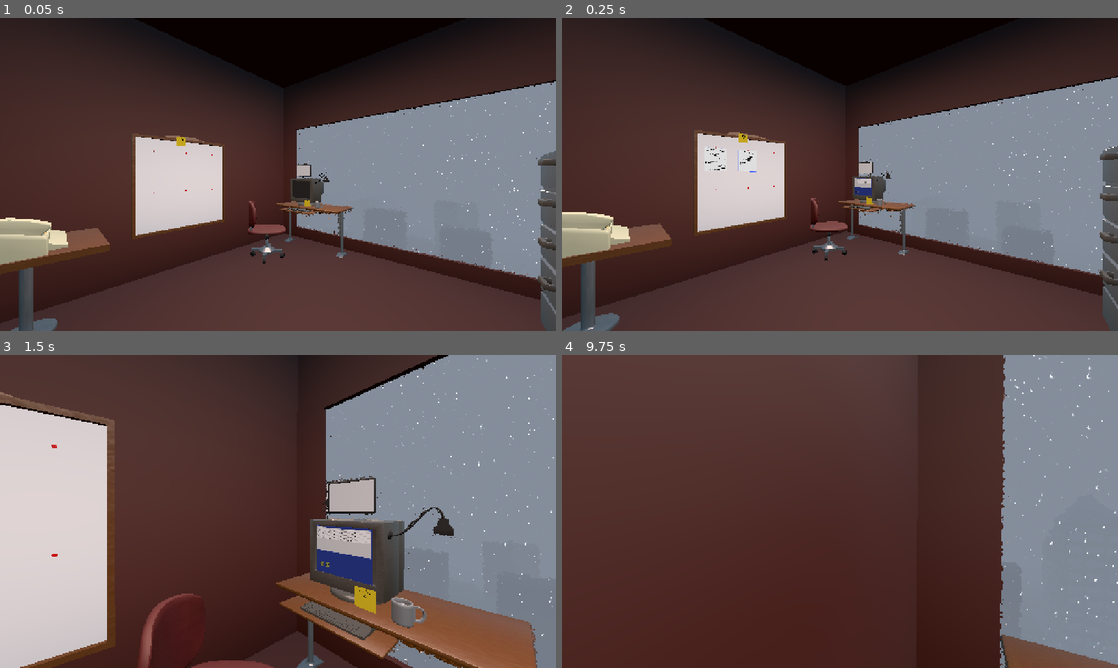
Above: before the commit, frames 1-4 (two rows, left to right).
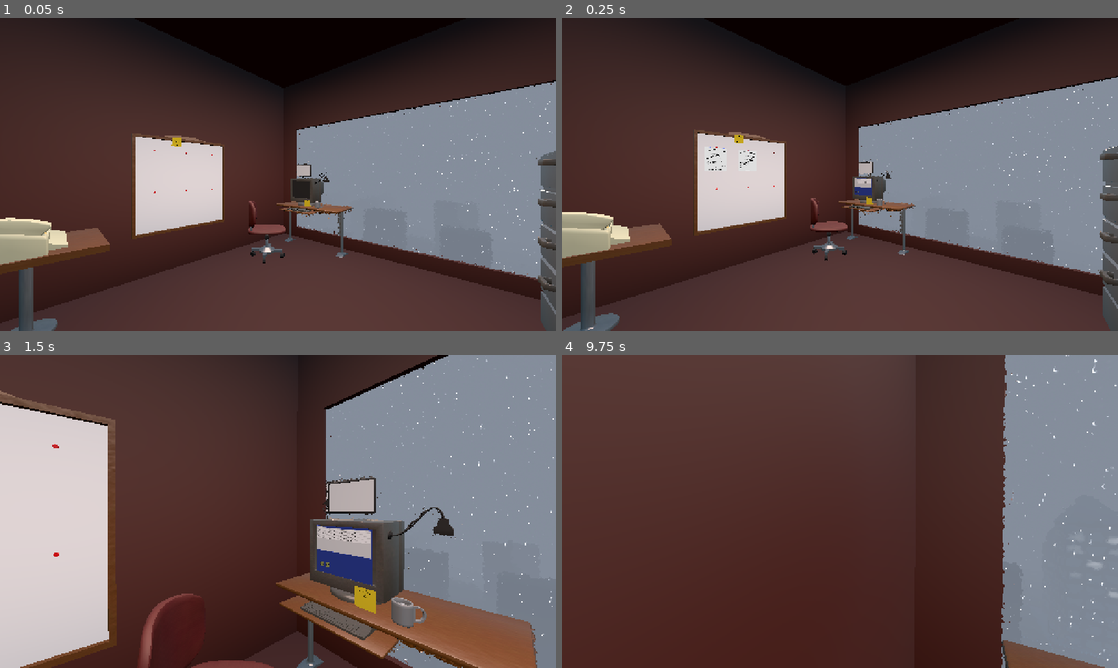
Above: after the commit, the same moments.

Repository: Ciph3rzer0/brackeys-2026.2-trust-no-one
Game: Godot game, scene res://scenes/city.tscn
The game is run twice, just before and just after one commit, with the same random seed, the same clock (stepped at 60 frames per second) and the same inputs. Sound files missing from this copy of the repository are replaced by a short silence.
Inputs (mouse positions are in pixels of both pictures, inside the frame that each line leads up to):
- Up to frame 1 (0.05 s): no input
- Up to frame 2 (0.25 s): no input
- Up to frame 3 (1.5 s): tap Enter at 0.5 s; move the mouse to (305, 511) at 0.52 s; hold E (pc_interact) 0.53-1.28 s; hold W (pc_forward) from 0.53 s (still down); click (305, 511) at 0.67 s; tap Space at 0.77 s; move the mouse to (250, 511) at 1.27 s; tap Q at 1.35 s
- Up to frame 4 (9.75 s): tap Space at 1.52, 2.75, 3.02, 3.77, 4.25, 4.52, 5.75, 6.02, 6.77, 7.52, 9.02 s; move the mouse to (851, 505) at 2.02 s; hold Ctrl 2.03-2.78 s; move the mouse to (834, 517) at 2.77 s; tap Shift at 2.85, 5.85, 8.85 s; click (834, 517) at 2.92 s; tap Enter at 3.5, 5 s; move the mouse to (878, 514) at 3.52 s; hold E (pc_interact) 3.53-4.28 s; move the mouse to (795, 508) at 4.27 s; tap Q at 4.35, 7.35 s; move the mouse to (845, 511) at 5.02 s; hold Ctrl 5.03-5.78 s; click (845, 511) at 5.17 s; move the mouse to (817, 505) at 5.77 s; release W (pc_forward) at 5.78 s; hold D (pc_right) 5.78-6.53 s; move the mouse to (867, 511) at 6.52 s; hold E (pc_interact) 6.53-7.28 s; hold W (pc_forward) 6.53-8.78 s; move the mouse to (812, 511) at 7.27 s; click (812, 511) at 7.42 s; move the mouse to (851, 505) at 8.02 s; hold Ctrl 8.03-8.78 s; move the mouse to (834, 517) at 8.77 s; hold A (pc_left) 8.78-9.53 s; move the mouse to (878, 514) at 9.52 s; hold W (pc_forward) from 9.53 s (still down); hold E (pc_interact) from 9.53 s (still down); click (878, 514) at 9.67 s

The runs differ from the first frame. In frame 1, less than 0.1% of the frame differs, in the area x 24-40%, y 36-70%; in frame 2, 0.2%; in frame 3, 0.2%; in frame 4, 1.0%, in the area x 78-100%, y 0-100%.
Error in both runs: Invalid assignment of property or key 'plate' with value of type 'String' on a base object of type 'Resource (Quest)'. (res://autoloads/quest_system.gd:19)

Commit message:
fixed the corkboard not receiving player raycast for placing player-held reports back onto the pins

Diff:
--- a/scenes/city.tscn
+++ b/scenes/city.tscn
@@ -930,6 +930,62 @@
 [node name="officebuilding3" parent="blocks" unique_id=630453847 instance=ExtResource("13_0orsp")]
 transform = Transform3D(-4.371139e-08, 0, 1, 0, 1, 0, -1, 0, -4.371139e-08, 14.9218235, 5.2172213, 16.520794)
 
+[node name="AreaLight3D" type="AreaLight3D" parent="blocks/officebuilding3" unique_id=1844543347]
+transform = Transform3D(-4.371139e-08, 0, 1, 0, 1, 0, -1, 0, -4.371139e-08, 17.40473, 37.399178, -2.0065432)
+light_energy = 4.831
+light_size = 0.391
+area_range = 1.724
+area_attenuation = 2.304
+area_size = Vector2(3.59, 1.956)
+
+[node name="AreaLight3D2" type="AreaLight3D" parent="blocks/officebuilding3" unique_id=131708406]
+transform = Transform3D(-4.371139e-08, 0, 1, 0, 1, 0, -1, 0, -4.371139e-08, 17.404728, 37.399178, 9.233199)
+light_energy = 4.831
+light_size = 0.391
+area_range = 1.724
+area_attenuation = 2.304
+area_size = Vector2(3.59, 1.956)
+
+[node name="AreaLight3D3" type="AreaLight3D" parent="blocks/officebuilding3" unique_id=1350036167]
+transform = Transform3D(-4.371139e-08, 0, 1, 0, 1, 0, -1, 0, -4.371139e-08, 17.404726, 43.256523, 9.233199)
+light_energy = 4.831
+light_size = 0.391
+area_range = 1.724
+area_attenuation = 2.304
+area_size = Vector2(3.59, 1.956)
+
+[node name="AreaLight3D4" type="AreaLight3D" parent="blocks/officebuilding3" unique_id=1095381648]
+transform = Transform3D(-4.371139e-08, 0, 1, 0, 1, 0, -1, 0, -4.371139e-08, 17.404724, 31.609047, 3.631837)
+light_energy = 15.0
+light_size = 0.391
+area_range = 1.724
+area_attenuation = 2.304
+area_size = Vector2(3.59, 1.956)
+
+[node name="AreaLight3D5" type="AreaLight3D" parent="blocks/officebuilding3" unique_id=262276462]
+transform = Transform3D(-4.371139e-08, 0, 1, 0, 1, 0, -1, 0, -4.371139e-08, 17.404726, 26.176773, 9.233199)
+light_energy = 4.831
+light_size = 0.391
+area_range = 1.724
+area_attenuation = 2.304
+area_size = Vector2(3.59, 1.956)
+
+[node name="AreaLight3D6" type="AreaLight3D" parent="blocks/officebuilding3" unique_id=408959230]
+transform = Transform3D(-4.371139e-08, 0, 1, 0, 1, 0, -1, 0, -4.371139e-08, 17.404724, 20.386642, -1.8727865)
+light_energy = 15.0
+light_size = 0.391
+area_range = 1.724
+area_attenuation = 2.304
+area_size = Vector2(3.59, 1.956)
+
+[node name="AreaLight3D7" type="AreaLight3D" parent="blocks/officebuilding3" unique_id=1656701649]
+transform = Transform3D(-4.371139e-08, 0, 1, 0, 1, 0, -1, 0, -4.371139e-08, 17.404724, 42.848785, -1.8727865)
+light_energy = 15.0
+light_size = 0.391
+area_range = 1.724
+area_attenuation = 2.304
+area_size = Vector2(3.59, 1.956)
+
 [node name="paintstore" parent="blocks" unique_id=1604482868 instance=ExtResource("14_86b61")]
 transform = Transform3D(1, 0, 0, 0, 1, 0, 0, 0, 1, 9.592724, 6.536131, -33.66974)
 
--- a/scenes/corkboard.tscn
+++ b/scenes/corkboard.tscn
@@ -2,6 +2,9 @@
 
 [ext_resource type="PackedScene" uid="uid://de35ov58wu763" path="res://assets/models/office/corkboard.glb" id="1_iwwb2"]
 [ext_resource type="Script" uid="uid://jeh6fsxmg62n" path="res://scripts/corkboard.gd" id="2_corkboard_script"]
+
+[sub_resource type="BoxShape3D" id="BoxShape3D_corkboard"]
+size = Vector3(0.069951415, 1.9926147, 1.9927429)
 
 [sub_resource type="StandardMaterial3D" id="StandardMaterial3D_fgrfp"]
 albedo_color = Color(0.96202856, 0.83949524, 3.85046e-07, 1)
@@ -9,19 +12,20 @@
 [sub_resource type="PlaneMesh" id="PlaneMesh_iwwb2"]
 material = SubResource("StandardMaterial3D_fgrfp")
 
-[sub_resource type="BoxShape3D" id="BoxShape3D_corkboard"]
-size = Vector3(0.1344448, 1.9926147, 1.9927429)
-
 [node name="Corkboard" type="StaticBody3D" unique_id=1029173645 groups=["CrimeReportCorkboard", "Interactable"]]
 script = ExtResource("2_corkboard_script")
 holder_label = "corkboard"
 slot_container_path = NodePath("corkboard2/pin locations")
 
+[node name="CollisionShape3D" type="CollisionShape3D" parent="." unique_id=647715495]
+transform = Transform3D(1, 0, 0, 0, 1, 0, 0, 0, 1, 0.2990182, -0.033730835, 0.04364115)
+shape = SubResource("BoxShape3D_corkboard")
+
 [node name="corkboard2" parent="." unique_id=118271081 instance=ExtResource("1_iwwb2")]
-transform = Transform3D(1, 0, 0, 0, 1, 0, 0, 0, 1, 0.3125913, -0.45032766, 0.24119872)
+transform = Transform3D(1, 0, 0, 0, 1, 0, 0, 0, 1, 0.31087136, -0.44753733, 0.24951664)
 
 [node name="MeshInstance3D" type="MeshInstance3D" parent="corkboard2" unique_id=1757999416]
-transform = Transform3D(-0.0025691744, -0.091785185, 0, 0.091785185, -0.0025691744, 0, 0, 0, 0.091821134, -0.0890159, 1.3537176, -0.2995723)
+transform = Transform3D(-0.0025691744, -0.091785185, 0, 0.091785185, -0.0025691744, 0, 0, 0, 0.091821134, -0.0890159, 1.3224134, -0.41380957)
 mesh = SubResource("PlaneMesh_iwwb2")
 
 [node name="Label3D" type="Label3D" parent="corkboard2/MeshInstance3D" unique_id=512820567]
@@ -58,7 +62,3 @@
 
 [node name="pin6" type="Node3D" parent="corkboard2/pin locations" unique_id=607216583]
 transform = Transform3D(1.3113416e-07, 0, -1, 0, 1, 0, 1, 0, 1.3113416e-07, 0.26296616, -0.35651442, -0.27090317)
-
-[node name="CollisionShape3D" type="CollisionShape3D" parent="corkboard2" unique_id=647715495]
-transform = Transform3D(1, 0, 0, 0, 1, 0, 0, 0, 1, -0.03376472, 0.41659683, -0.19755757)
-shape = SubResource("BoxShape3D_corkboard")
Not shown, changed: assets/models/models.blend
Not shown, changed: assets/models/models.blend1
